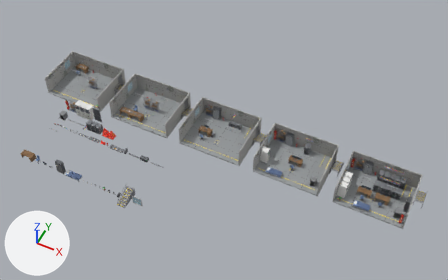
What one commit did to the Blender file game-assets/final-built-assets/basement/Basement_Levels.blend.
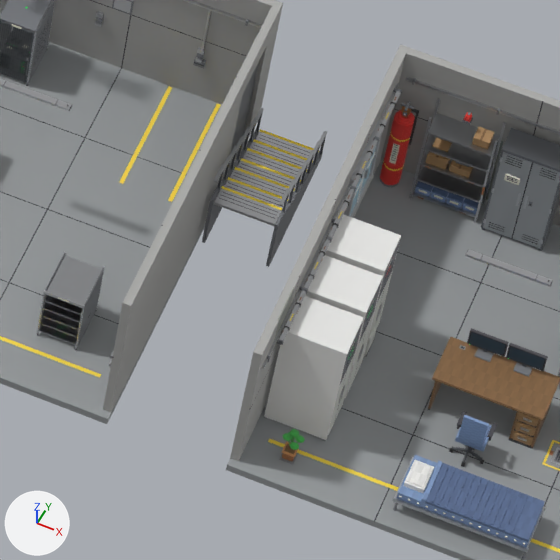
The first picture shows the older version from a camera (50 mm lens) standing at (43.7, -38.0, 57.6) and looking at (21.9, 5.6, 3.1). The close-ups show the older and then the newer version on the part from 68% to 83% of the width and 52% to 76% of the height of that picture. Only the edits that show in the close-ups are written down. Every picture has the same lights, and +X, +Y and +Z are marked at lower left.

In view in the first close-up: 'L4_Room_Basement_Floor', 'L4_Room_Basement_Wall_Back', 'L4_Room_Basement_Wall_Right', 'L4_StairFlight', 'L5_ACUnit_On', 'L5_ControlDesk_A', 'L5_Cot', 'L5_MetalShelf', 'L5_Room_Basement_Floor', 'L5_Room_Basement_Wall_Back', 'L5_Room_Basement_Wall_Left', 'L5_StorageCabinet_A' and 23 more.
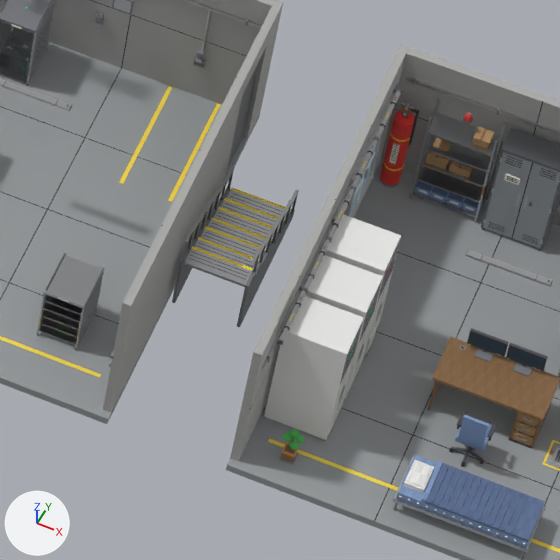
Diff of the bpy script that builds the scene:
```diff
--- a/game-assets/final-built-assets/basement/Basement_Levels.blend.py
+++ b/game-assets/final-built-assets/basement/Basement_Levels.blend.py
@@ ob_l4_stairflight @@
 ob_l4_stairflight = bpy.data.objects.new('L4_StairFlight', me_stairflight)
-ob_l4_stairflight.location = (34.71, 9.88, 0.12)
+ob_l4_stairflight.location = (34.71, 8.65, 0.12)
 ob_l4_stairflight.rotation_euler = (0.0, 0.0, 3.142)  # degrees (0, 0, 180)
```

Where the change shows, as pixel boxes [x1, y1, x2, y2] in the close-ups (560 x 560 px):
'L4_StairFlight', moved: before [202, 108, 327, 267]; after [172, 166, 299, 327]
